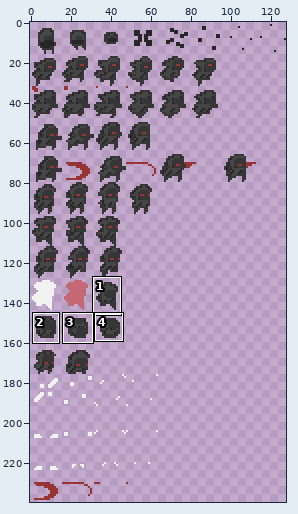
Sprite sheet: Lvl 3 Main progect/Assets/New Art/platform_metroidvania asset pack v1.01/herochar sprites(new)/Shadow - Copy.png. Above: a wide view before the commit, with the close-up outlined.
Close-up. Before the commit:
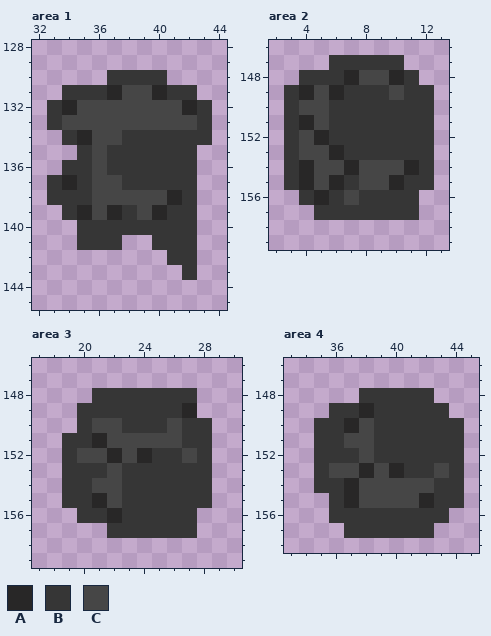
The file is 128x240 pixels. Colours within 5 levels of each other are drawn and written as one. Shown: area 1: x 32..44, y 128..145; area 2: x 2..13, y 146..159; area 3: x 17..30, y 146..159; area 4: x 33..45, y 146..158. The commit also changed other parts of the picture, which this record leaves out.
Palette (. is transparent): A #282727  B #363636  C #464646
Once edited:
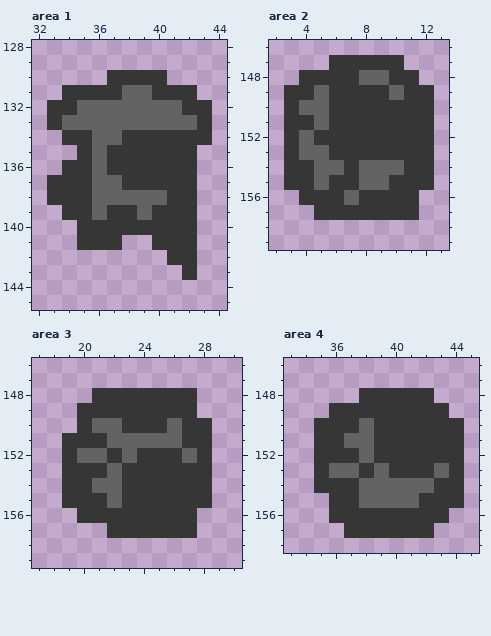
Edits made:
@@ palette @@
-C #464646
+C #636363
--- area 1
@@ x 32..44 @@
 130 .....BBBB....
-131 ..BBBACCABB..
-132 .BACCCCCCCAB.
+131 ..BBBBCCBBB..
+132 .BBCCCCCCCBB.
 133 .BCCCCCCCCCB.
-134 ..BACCBBBBBB.
+134 ..BBCCBBBBBB.
 135 ...BCBBBBBB..
 136 ..BBCBBBBBB..
-137 .BABCCBBBBB..
-138 .BBBCCCCCAB..
-139 ..BACABCABB..
+137 .BBBCCBBBBB..
+138 .BBBCCCCCBB..
+139 ..BBCBBCBBB..
 140 ...BBBBBBBB..
--- area 2
@@ x 2..13 @@
 147 ....BBBBB...
-148 ..BBBACCAB..
-149 .BACABBBCBB.
+148 ..BBBBCCBB..
+149 .BBCBBBBCBB.
 150 .BCCBBBBBBB.
-151 .BACBBBBBBB.
-152 .BCABBBBBBB.
-153 .BCCABBBBBB.
-154 .BACCACCCAB.
-155 .BACABCCABB.
-156 ..BABCBBBB..
+151 .BBCBBBBBBB.
+152 .BCBBBBBBBB.
+153 .BCCBBBBBBB.
+154 .BBCCBCCCBB.
+155 .BBCBBCCBBB.
+156 ..BBBCBBBB..
 157 ...BBBBBBB..
--- area 3
@@ x 17..30 @@
 148 ....BBBBBBB...
-149 ...BBBBBBBA...
+149 ...BBBBBBBB...
 150 ...BCCBBBCBB..
-151 ..BBACCCCCBB..
-152 ..BCCACABBCB..
+151 ..BBBCCCCCBB..
+152 ..BCCBCBBBCB..
 153 ..BBBCBBBBBB..
 154 ..BBCCBBBBBB..
-155 ..BBACBBBBBB..
-156 ...BBABBBBB...
+155 ..BBBCBBBBBB..
+156 ...BBBBBBBB...
 157 .....BBBBBB...
--- area 4
@@ x 33..45 @@
 148 .....BBBBB...
-149 ...BBABBBBB..
-150 ..BBACBBBBBB.
+149 ...BBBBBBBB..
+150 ..BBBCBBBBBB.
 151 ..BBCCBBBBBB.
 152 ..BBBCBBBBBB.
-153 ..BCCACABBCB.
-154 ..BBACCCCCBB.
-155 ...BACCCCABB.
+153 ..BCCBCBBBCB.
+154 ..BBBCCCCCBB.
+155 ...BBCCCCBBB.
 156 ...BBBBBBBB..
Where, in picture pixels (left, top, right, bottom), the same in both close-ups:
changed: (62, 85, 197, 220)
changed: (299, 70, 419, 205)
changed: (77, 403, 197, 523)
changed: (329, 403, 449, 508)
